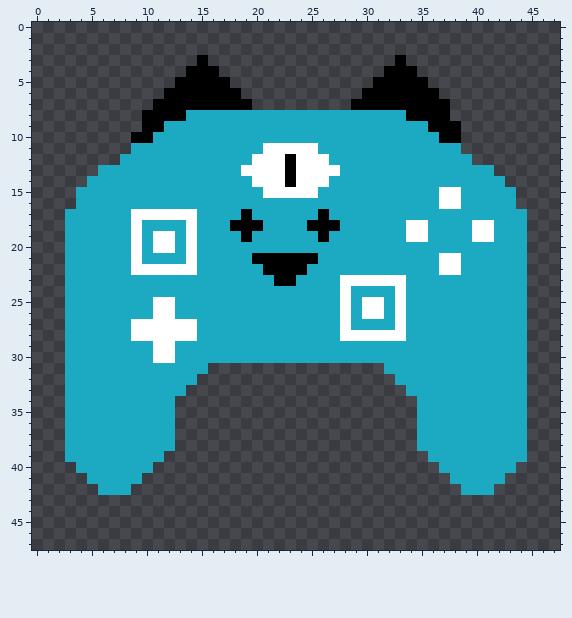
Pixel-art sprite: assets/boss/2_2.png. Above: the version before the commit.
The file is 48x48 pixels.
New version:
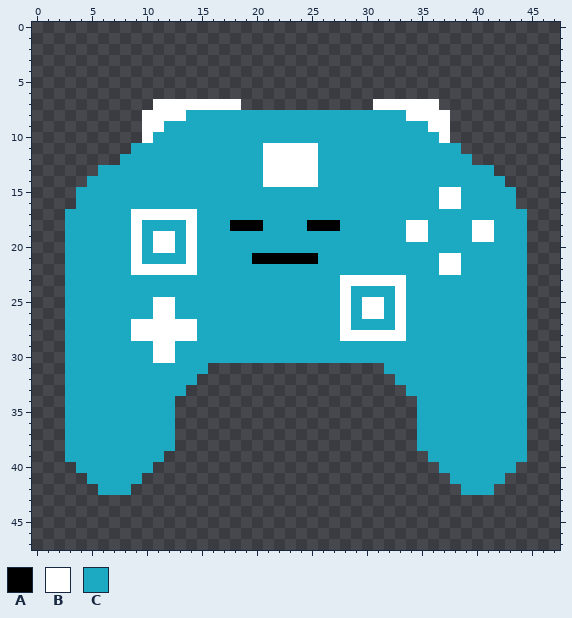
Palette (. is transparent): A #000000  B #ffffff  C #1caac3
Changes in this commit:
@@ x 0..47 @@
  2 ................................................
- 3 ...............A.................A..............
- 4 ..............AAA...............AAA.............
- 5 .............AAAAA.............AAAAA............
- 6 ............AAAAAAA...........AAAAAAA...........
- 7 ...........AAAAAAAAA.........AAAAAAAAA..........
- 8 ..........AAAACCCCCCCCCCCCCCCCCCCCAAAA..........
- 9 ..........AACCCCCCCCCCCCCCCCCCCCCCCCAAA.........
-10 .........AACCCCCCCCCCCCCCCCCCCCCCCCCCAA.........
+ 3 ................................................
+ 4 ................................................
+ 5 ................................................
+ 6 ................................................
+ 7 ...........BBBBBBBB............BBBBBB...........
+ 8 ..........BBBBCCCCCCCCCCCCCCCCCCCCBBBB..........
+ 9 ..........BBCCCCCCCCCCCCCCCCCCCCCCCCBB..........
+10 ..........BCCCCCCCCCCCCCCCCCCCCCCCCCCB..........
 11 .........CCCCCCCCCCCCBBBBBCCCCCCCCCCCCC.........
-12 ........CCCCCCCCCCCCBBBABBBCCCCCCCCCCCCC........
-13 ......CCCCCCCCCCCCCBBBBABBBBCCCCCCCCCCCCCC......
-14 .....CCCCCCCCCCCCCCCBBBABBBCCCCCCCCCCCCCCCC.....
-15 ....CCCCCCCCCCCCCCCCCBBBBBCCCCCCCCCCCBBCCCCC....
+12 ........CCCCCCCCCCCCCBBBBBCCCCCCCCCCCCCC........
+13 ......CCCCCCCCCCCCCCCBBBBBCCCCCCCCCCCCCCCC......
+14 .....CCCCCCCCCCCCCCCCBBBBBCCCCCCCCCCCCCCCCC.....
+15 ....CCCCCCCCCCCCCCCCCCCCCCCCCCCCCCCCCBBCCCCC....
 16 ....CCCCCCCCCCCCCCCCCCCCCCCCCCCCCCCCCBBCCCCC....
-17 ...CCCCCCBBBBBBCCCCACCCCCCACCCCCCCCCCCCCCCCCC...
+17 ...CCCCCCBBBBBBCCCCCCCCCCCCCCCCCCCCCCCCCCCCCC...
 18 ...CCCCCCBCCCCBCCCAAACCCCAAACCCCCCBBCCCCBBCCC...
-19 ...CCCCCCBCBBCBCCCCACCCCCCACCCCCCCBBCCCCBBCCC...
+19 ...CCCCCCBCBBCBCCCCCCCCCCCCCCCCCCCBBCCCCBBCCC...
 20 ...CCCCCCBCBBCBCCCCCCCCCCCCCCCCCCCCCCCCCCCCCC...
 21 ...CCCCCCBCCCCBCCCCCAAAAAACCCCCCCCCCCBBCCCCCC...
-22 ...CCCCCCBBBBBBCCCCCCAAAACCCCCCCCCCCCBBCCCCCC...
-23 ...CCCCCCCCCCCCCCCCCCCAACCCCBBBBBBCCCCCCCCCCC...
+22 ...CCCCCCBBBBBBCCCCCCCCCCCCCCCCCCCCCCBBCCCCCC...
+23 ...CCCCCCCCCCCCCCCCCCCCCCCCCBBBBBBCCCCCCCCCCC...
 24 ...CCCCCCCCCCCCCCCCCCCCCCCCCBCCCCBCCCCCCCCCCC...
Where, in picture pixels (left, top, right, bottom), the same in both pictures:
changed: (131, 55, 252, 143)
changed: (351, 55, 461, 143)
changed: (241, 154, 340, 286)
